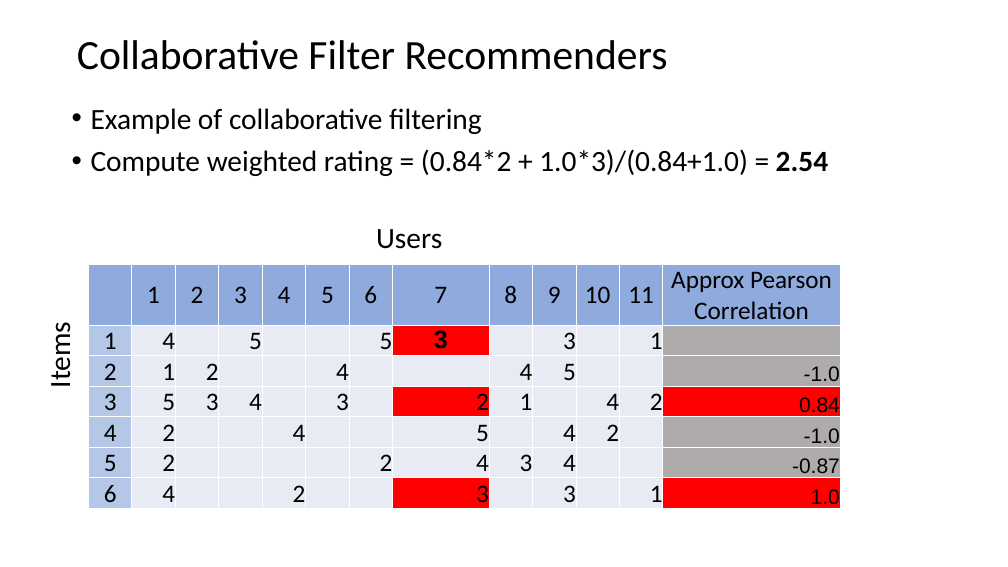
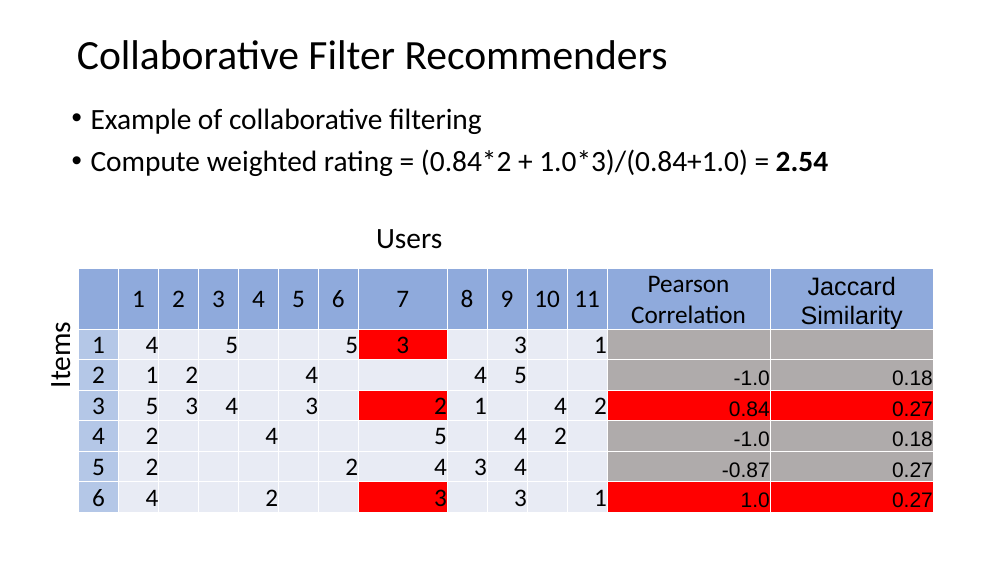
Before and after one commit to StephenElston/CSCI-E-108, a slide deck: slide 28 of slides/8_RecommenderSystems.pptx. Drawn at 1008x567 pixels with LibreOffice and Linux fonts; fonts in the diff are those of the drawing. Boxes give left, top, right and bottom in pixels: in the first picture for what was removed or moved away, otherwise in the second. Text is boxed around its words. In the diff, an @@ line names an element or a change of style, - is before the commit and + after.

```diff
--- a/slides/8_RecommenderSystems.pptx
+++ b/slides/8_RecommenderSystems.pptx
@@ table at [79, 268, 935, 512] @@
-column 13: Approx Pearson Correlation |  | -1.0 | 0.84 | -1.0 | -0.87 | 1.0
+column 13: Pearson Correlation |  | -1.0 | 0.84 | -1.0 | -0.87 | 1.0
+column 14: Jaccard Similarity |  | 0.18 | 0.27 | 0.18 | 0.27 | 0.27
@@ table: place and size @@
-table at [88, 265, 837, 509]
+table at [79, 268, 935, 512]
```
Also in this commit, not shown: 2 other slides changed.
